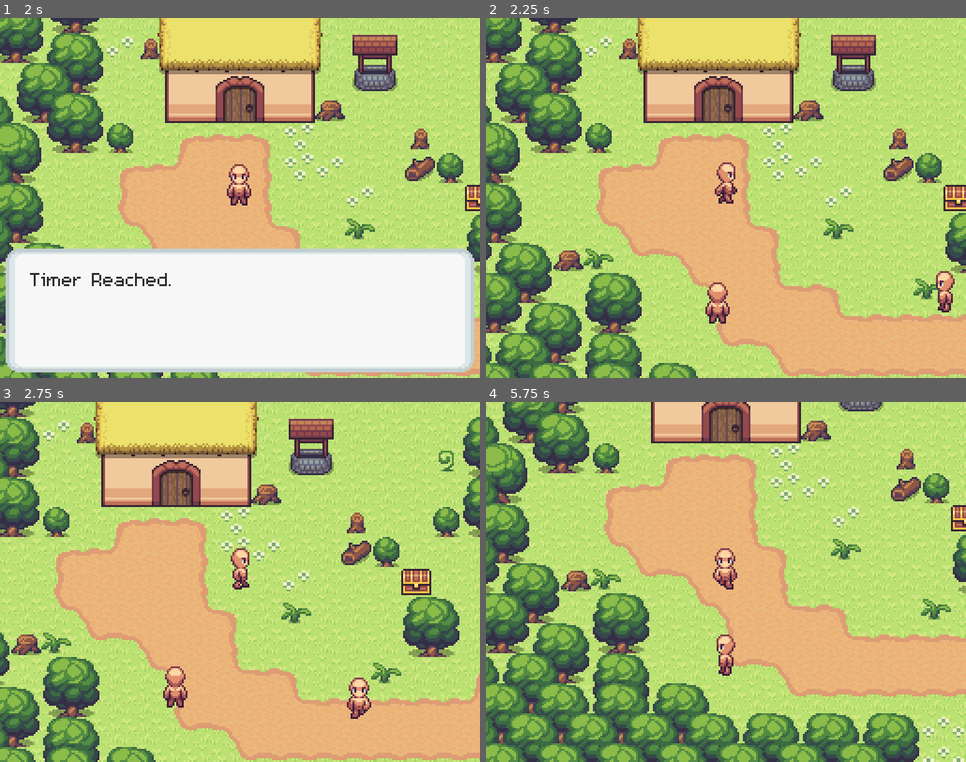
Above: before the commit, frames 1-4 (two rows, left to right).
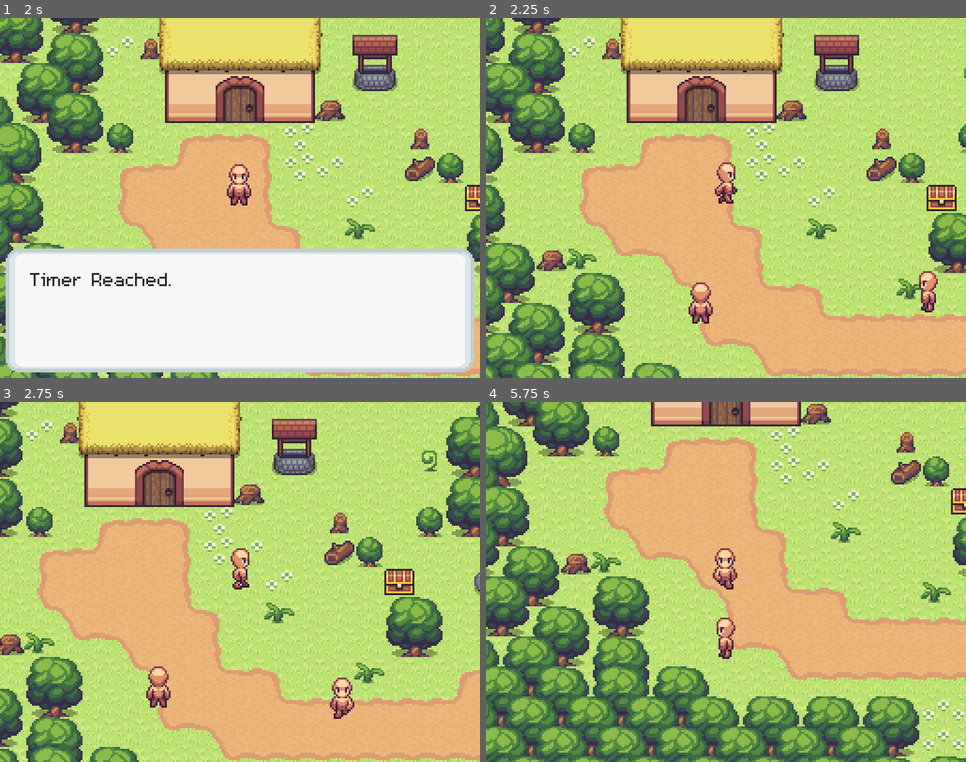
Above: after the commit, the same moments.

Repository: crono-games/godot-rpg-editor
Game: Godot game, scene res://maps/map1.tscn
The game is run twice, just before and just after one commit, with the same random seed, the same clock (stepped at 60 frames per second) and the same inputs. This scene is started directly instead of the project's main scene.
Inputs (mouse positions are in pixels of both pictures, inside the frame that each line leads up to):
- Up to frame 1 (2 s): tap Enter (ui_accept) at 0.5 s; drag from (240, 108) to (240, 316) at 0.52 s; drag from (240, 349) to (240, 108) at 1.27 s
- Up to frame 2 (2.25 s): tap Enter (ui_accept) at 2 s; move the mouse to (817, 169) at 2.02 s; hold Right (ui_right) from 2.03 s (still down); tap Backspace at 2.1 s; click (817, 169) at 2.17 s
- Up to frame 3 (2.75 s): keep holding Right (ui_right)
- Up to frame 4 (5.75 s): release Right (ui_right) at 2.75 s; drag from (903, 582) to (663, 492) at 2.77 s; move the mouse to (870, 636) at 3.52 s; hold Left (ui_left) 3.53-4.25 s; hold Ctrl 3.53-4.25 s; tap Enter (ui_accept) at 3.77, 5 s; drag from (582, 528) to (730, 733) at 4.27 s; move the mouse to (750, 582) at 5.02 s; hold Down (ui_down) from 5.03 s (still down); tap Delete at 5.1 s; click (750, 582) at 5.17 s

Frame 1 is identical in both runs. In frame 2, 47% of the frame differs, in the area x 0-100%, y 0-100%; in frame 3, 44%; in frame 4, 58%.

Commit message:
Fixed player movement.
Fixed player "sliding" while moving behavior.

Diff:
--- a/assets/templates/events/2d/player_actor_2d_base.gd
+++ b/assets/templates/events/2d/player_actor_2d_base.gd
@@ -109,14 +109,12 @@
 
 
 func play_animation(base: String, vec: Vector2) -> void:
-
 	if not _can_play_animation():
 		return
 	if sprite == null or not is_instance_valid(sprite) or sprite.texture == null:
 		return
 
 	var dir := _main_dir(vec)
-
 	if dir == Vector2.ZERO:
 		dir = _last_dir
 	else:
--- a/assets/templates/events/2d/player_instance_grid.gd
+++ b/assets/templates/events/2d/player_instance_grid.gd
@@ -29,19 +29,23 @@
 	_update_input(delta)
 	if _moving:
 		return
+
 	if _input_dir == Vector2.ZERO:
 		update_animation(Vector2.ZERO)
 		return
-	if _input_time >= MOVE_BUFFER:
+	if _input_time >= MOVE_BUFFER or _move_progress == 0.0:
 		_attempt_move(_input_dir)
 
 func _update_input(delta: float) -> void:
 	var dir := _get_input_direction()
+
 	if dir != _input_dir:
 		_input_dir = dir
 		_input_time = 0.0
-		if dir != Vector2.ZERO:
+
+		if dir != Vector2.ZERO and not _moving:
 			update_animation(dir)
+
 	else:
 		_input_time += delta
 
@@ -84,8 +88,9 @@
 	_moving = false
 	_snap_to_grid()
 	move_finished.emit(self)
-	if _input_dir != Vector2.ZERO:
-		_attempt_move(_input_dir)
+
+	if _input_dir != Vector2.ZERO and _can_move(_input_dir):
+		_perform_move(_input_dir)
 	else:
 		update_animation(Vector2.ZERO)
 
Not shown, changed: addons/event_editor/core/graph/event_graph_controller.gd
Not shown, changed: addons/event_editor/data/runtime/global_state.json
Not shown, changed: addons/event_editor/data/runtime/maps/map1.json
Not shown, changed: addons/event_editor/editor/nodes/variable_operation/variable_operation_node.gd
Not shown, changed: addons/event_editor/editor/nodes/variable_operation/variable_operation_node.tscn
